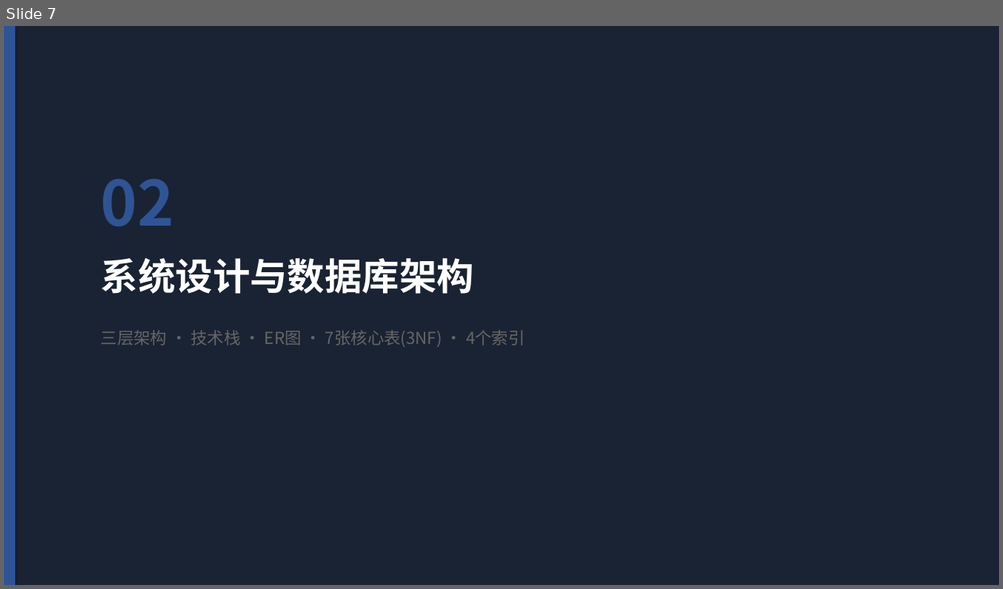
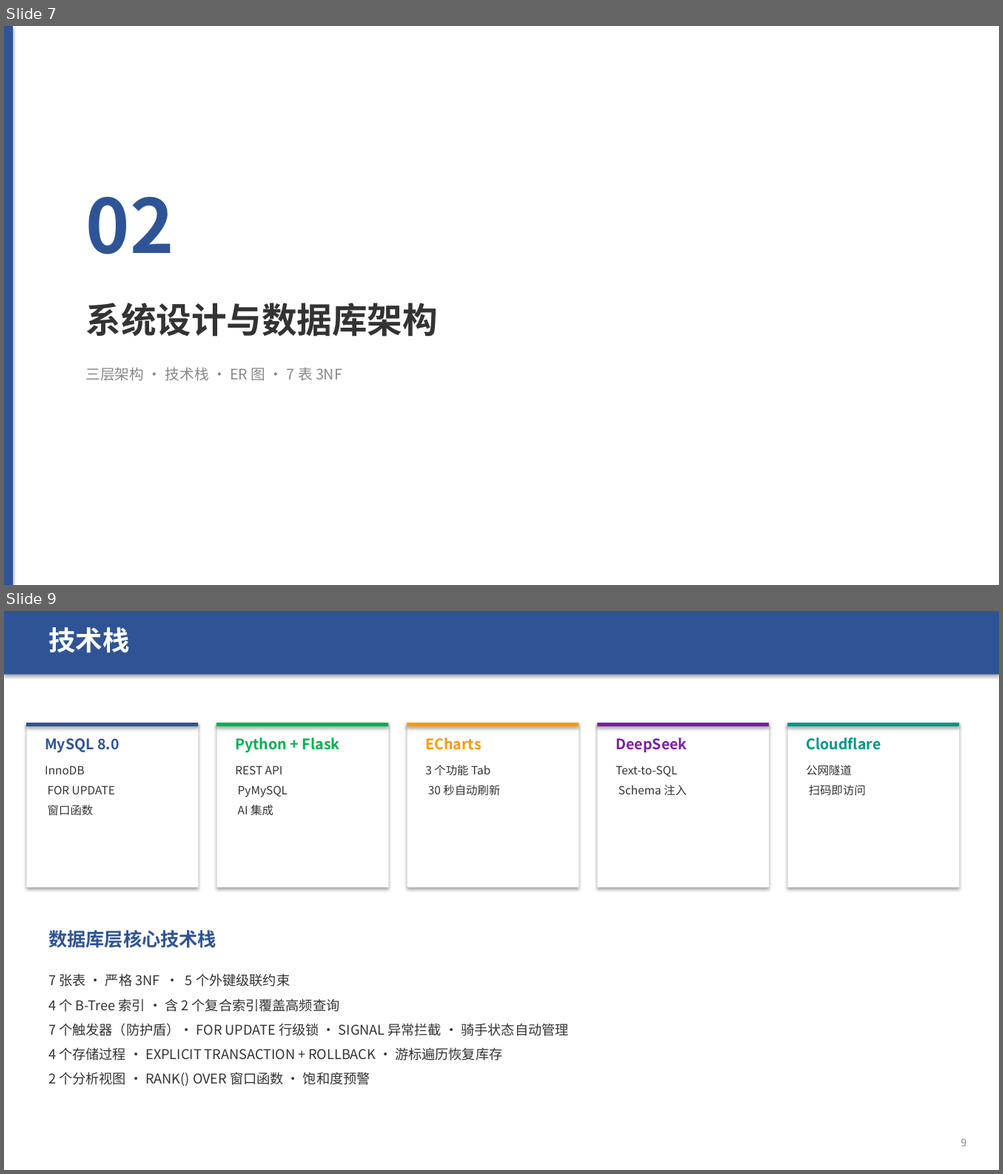
Before and after one commit to sou1maker/database, a slide deck: 校园外卖两段式配送系统_答辩汇报.pptx. Shown one above the other, each under a label of ours: slide 7 before the commit, slides 7 and 9 after it; the slides between them are not shown. The pictures are 1003x589 and 1003x1174 pixels, drawn with LibreOffice and Linux fonts; fonts in the diff are those of the drawing. Boxes give left, top, right and bottom in pixels: in the first picture for what was removed or moved away, otherwise in the second. Text is boxed around its words. In the diff, an @@ line names an element or a change of style, - is before the commit and + after.

```diff
--- a/校园外卖两段式配送系统_答辩汇报.pptx
+++ b/校园外卖两段式配送系统_答辩汇报.pptx
@@ slide 9 added at bbox=[4, 611, 999, 1170], background #FFFFFF @@
@@ rectangle added at bbox=[4, 611, 999, 675], fill #2F5496 @@
@@ text added at bbox=[48, 627, 129, 653], 26 pt, text #FFFFFF, bold @@
+技术栈
@@ rectangle added at bbox=[26, 723, 198, 887], fill #FFFFFF, outline #E0E0E0 0.5 pt @@
@@ rectangle added at bbox=[26, 723, 198, 726], fill #2F5496 @@
@@ text added at bbox=[45, 738, 119, 753], 14 pt, text #2F5496, bold @@
+MySQL 8.0
@@ rectangle added at bbox=[216, 723, 388, 887], fill #FFFFFF, outline #E0E0E0 0.5 pt @@
@@ rectangle added at bbox=[216, 723, 388, 726], fill #00B050 @@
@@ text added at bbox=[235, 738, 340, 753], 14 pt, text #00B050, bold @@
+Python + Flask
@@ rectangle added at bbox=[407, 723, 578, 887], fill #FFFFFF, outline #E0E0E0 0.5 pt @@
@@ rectangle added at bbox=[407, 723, 578, 726], fill #FF9800 @@
@@ text added at bbox=[425, 738, 481, 750], 14 pt, text #FF9800, bold @@
+ECharts
@@ rectangle added at bbox=[597, 723, 768, 887], fill #FFFFFF, outline #E0E0E0 0.5 pt @@
@@ rectangle added at bbox=[597, 723, 768, 726], fill #7B1FA2 @@
@@ text added at bbox=[615, 738, 686, 753], 14 pt, text #7B1FA2, bold @@
+DeepSeek
@@ rectangle added at bbox=[788, 723, 959, 887], fill #FFFFFF, outline #E0E0E0 0.5 pt @@
@@ rectangle added at bbox=[788, 723, 959, 726], fill #009688 @@
@@ text added at bbox=[805, 738, 880, 750], 14 pt, text #009688, bold @@
+Cloudflare
@@ text added at bbox=[45, 766, 115, 816], 11 pt, text #333333 @@
+InnoDB
+FOR UPDATE
+窗口函数
@@ text added at bbox=[235, 766, 287, 815], 11 pt, text #333333 @@
+REST API
+PyMySQL
+AI 集成
@@ text added at bbox=[425, 765, 500, 795], 11 pt, text #333333 @@
+3 个功能 Tab
+30 秒自动刷新
@@ text added at bbox=[615, 766, 686, 795], 11 pt, text #333333 @@
+Text-to-SQL
+Schema 注入
@@ text added at bbox=[805, 765, 865, 796], 11 pt, text #333333 @@
+公网隧道
+扫码即访问
@@ text added at bbox=[48, 930, 216, 948], 18 pt, text #2F5496, bold @@
+数据库层核心技术栈
@@ text added at bbox=[48, 974, 568, 1087], 13 pt, text #333333 @@
+7 张表 · 严格 3NF · 5 个外键级联约束
+4 个 B-Tree 索引 · 含 2 个复合索引覆盖高频查询
+7 个触发器（防护盾）· FOR UPDATE 行级锁 · SIGNAL 异常拦截 · 骑手状态自动管理
+4 个存储过程 · EXPLICIT TRANSACTION + ROLLBACK · 游标遍历恢复库存
+2 个分析视图 · RANK() OVER 窗口函数 · 饱和度预警
@@ text added at bbox=[961, 1139, 967, 1147], 10 pt, text #888888 @@
+9
@@ slide 7 changed as well @@
@@ rectangle removed at bbox=[4, 26, 999, 585] @@
@@ text "02": place and size @@
-text "02" at bbox=[101, 179, 174, 227]
+text "02" at bbox=[86, 197, 174, 255]
@@ text "02" at bbox=[86, 197, 174, 255]: size 60 to 72 pt @@
@@ text "系统设计与数据库架构": place and size @@
-text "系统设计与数据库架构" at bbox=[101, 258, 474, 294]
+text "系统设计与数据库架构" at bbox=[86, 303, 438, 337]
@@ text "系统设计与数据库架构" at bbox=[86, 303, 438, 337]: size 36 to 34 pt, text colour #FFFFFF to #333333 @@
@@ text at bbox=[86, 367, 342, 381]: text changed; size 16 to 14 pt; text colour #666666 to #888888 @@
-三层架构 · 技术栈 · ER图 · 7张核心表(3NF) · 4个索引
+三层架构 · 技术栈 · ER 图 · 7 表 3NF
```
Also in this commit, not shown: 23 other slides changed, 17 other slides added, 14 slides removed, 1 other file.
